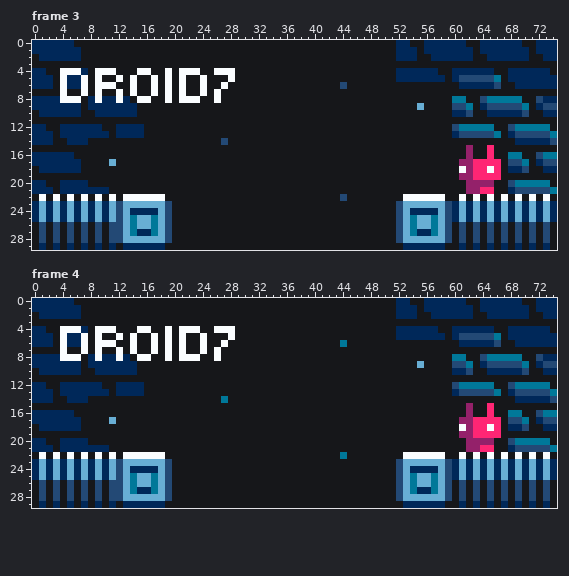
Pixel-art file: aseprite/droid7/droid7_discord_banner.aseprite. This is how it looked before the edit.
75x30 pixels, 4 frames. Shown: frame 3, frame 4. The commit also changed other frames, which this record leaves out.
Once edited:
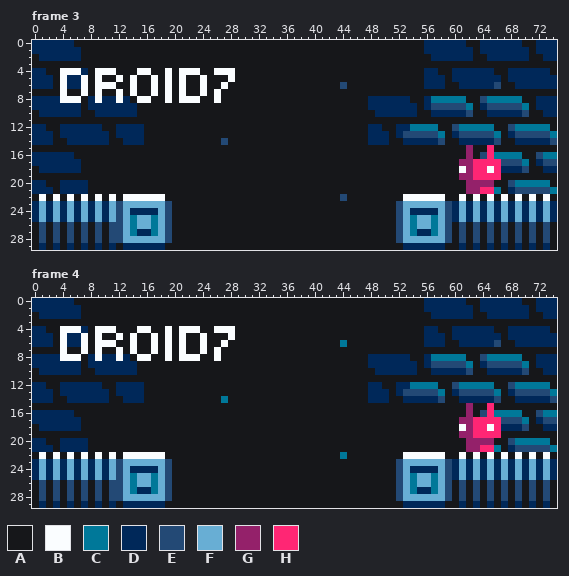
Palette (. is transparent): A #16171a  B #fafdff  C #007899  D #002859  E #234975  F #68aed4  G #94216a  H #ff2674
Changes in this commit:
Frame 3, layers "space", "light":
y 0: x 52..53 DD -> AA
y 1..2: x 52..54 DDD -> AAA
y 4: x 52..55 DDDD -> AAAA
y 5: x 52..55 DDDD -> AAAA; x 61..66 EEEEEC -> DDDDDD
y 6: x 56..58 AAA -> DDD
y 8: x 48..53 AAAAAA -> DDDDDD; x 56..59 AAAA -> DCCC; x 72 E -> D
y 9: x 48..59 AAAAAAAFAAAA -> DDDDDDDADEEE; x 73..74 EE -> DD
y 10: x 49..54 AAAAAA -> DDDDDD; x 57..59 AAA -> DDD
y 12: x 48..49 AA -> DD; x 52..57 AAAAAA -> DDCCCC
y 13: x 48..50 AAA -> DDD; x 52..58 AAAAAAA -> DEEEEEC
y 14: x 8..10 AAA -> DDD; x 13..15 AAA -> DDD; x 48..50 AAA -> DDD; x 53..58 AAAAAA -> DDDDDE; x 61..66 AAAAAA -> DDDDDE
y 16: x 64 A -> E; x 66..67 AA -> CC
y 17: x 11 F -> A; x 67 A -> E
y 18: x 67 A -> D
y 21: x 8..10 DDD -> AAA; x 66 A -> C
Frame 4, layers "space", "light": the same change as frame 3
